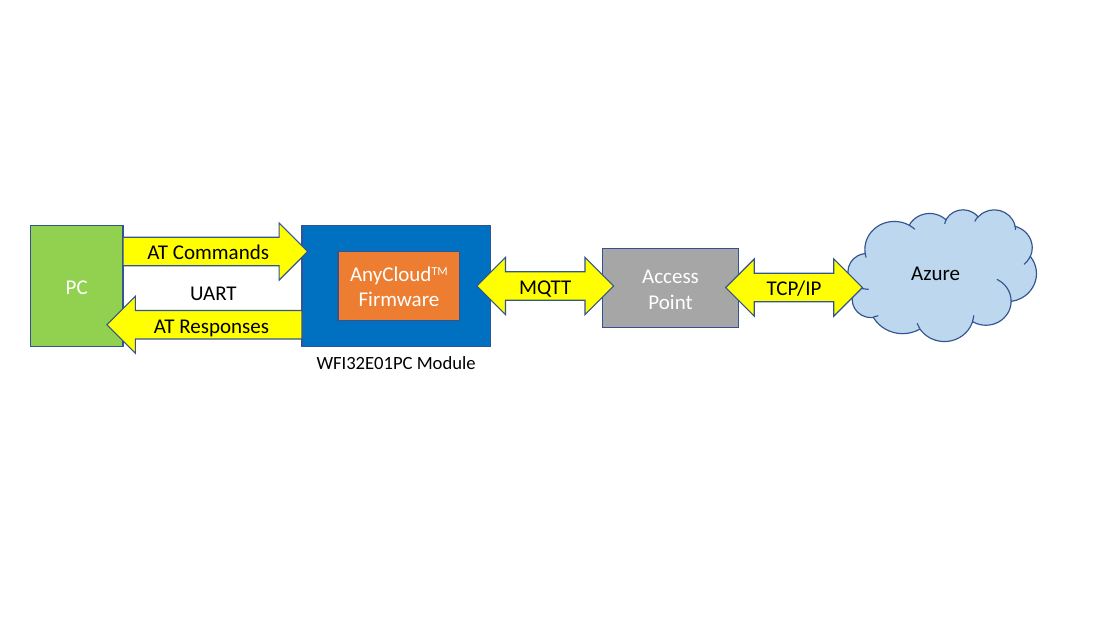
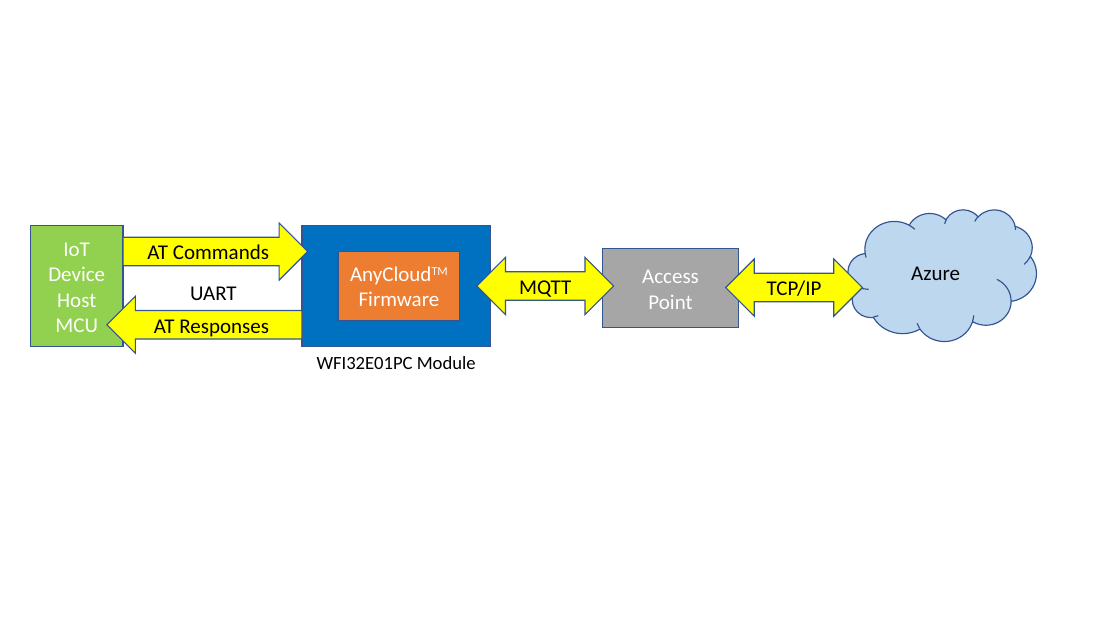
Before and after one commit to MicrochipTech/AzureDemo_AnyCloud, a slide deck: slide 1 of media/SolutionBlockDiagram.pptx. Drawn at 1120x630 pixels with LibreOffice and Linux fonts; fonts in the diff are those of the drawing. Boxes give left, top, right and bottom in pixels: in the first picture for what was removed or moved away, otherwise in the second. Text is boxed around its words. In the diff, an @@ line names an element or a change of style, - is before the commit and + after.

```diff
--- a/media/SolutionBlockDiagram.pptx
+++ b/media/SolutionBlockDiagram.pptx
@@ text in rectangle at (x1=48, y1=242, x2=105, y2=332): text changed @@
-PC
+IoT Device Host MCU
```
Also in this commit, not shown: 4 other files.
